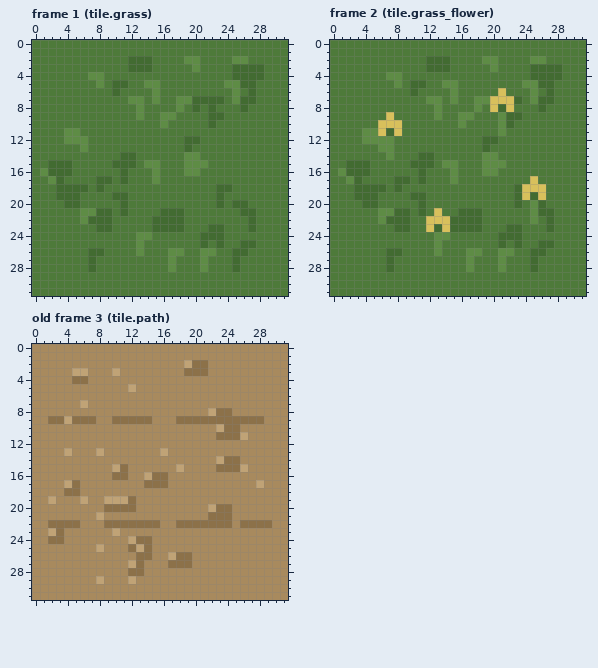
Two versions of one pixel-art file, build/aseprite/tiles.aseprite. Above: the version before the commit.
32x32 pixels, 5 frames. Shown: frame 1 (tile.grass), frame 2 (tile.grass_flower), old frame 3 (tile.path). The commit also changed other frames, which this record leaves out.
The same view after the edit:
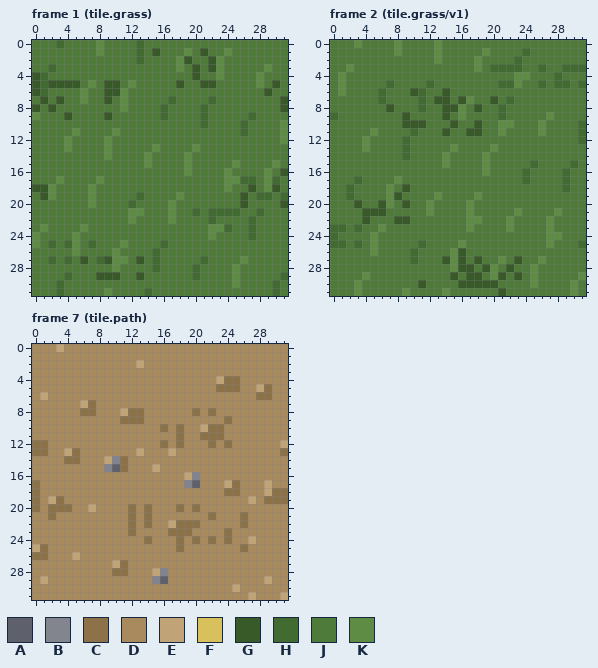
Palette (. is transparent): A #5e606c  B #82848e  C #8c7149  D #a88a5e  E #c0a376  F #d8c05c  G #385a29  H #426b31  J #4e7a3a  K #5e8c45
A new or re-ordered frame is compared with the old frame closest to it.
From old to new:
frames 5 -> 195
Changed rows in their new state; - is an unchanged pixel.
Frame 1 (tile.grass):
first column x 0:
 0 ---H----K----H------------------
 1 --------K----H-G---K-G--K-------
 2 ------------J-J---KGJ-GK-JJ-----
 3 --H---------JJJ---K-G-GK-JJJJK--
 4 GH-----JJ-----------G--K-JJJK---
 5 GHGGGG-KJGGJK-JJ--G--GG-JJJJK-G-
 6 GH----K--GGK---J---------J-J-G--
 7 -G-G--K--G-KJJ-J-HJJJJ-J-JJJ---G
 8 G-G--------K-J--H-J-JHJ---J----G
 9 K---G----G---J--HJ---HJJ---H----
10 ----------------J----HJ---H----K
11 ----J-----K---------------H----K
12 -----JJ--K---------JJ----------K
13 ----K-J--K-----K---JK-----------
14 ---------K-JJ-K-----J-----------
15 --JJJ-----JJJ--J----JJ---K----K-
16 -JJJJ------J---J----J---K----K-G
17 --JK----KJ-J---J--------KKHH-KH-
18 GGKJJJJKJ--------------JK--G-KG-
19 -GKJJJ-K--JJ-H----K----J--G-HH-H
20 ----JJ-K---JH----K-----J-JG----G
21 ------JJJJ-JKK--JKJ-H-HHHHJJH---
22 ------JJJJ--K--JJKJ---H---------
23 -K----K-JJ-----JJJJ---KKH-------
24 K----K-------JJ------JKJ---H----
25 K-H-HK-H---K-J--H----J-J--JJ----
26 -----K-JJ-K--J-H-JJ--JJ--JJ-----
27 --H-H-GJHGKK-G-H-J---H---JK-----
28 -------J--K----H-J--HJ---K------
29 ----H---GGG--G------H----K-----H
30 ---H---------------------K----H-
31 ---H-----K----H---------------H-
Frame 2 (tile.grass/v1):
first column x 0:
 0 ---K----K----K------------------
 1 --------K----K-----K----H-------
 2 ------------JKJ---KJJ--H-JJ-----
 3 --K---------JJJ---K-HHHH-J-JJHHH
 4 -K-----JJ--------------KKJJJ----
 5 -K-----HJ-JJH-JJ-----HHKJJ-JHH-H
 6 -K----H---GH--GJ-----J---J-J----
 7 ------H----HJGGJGKJJGJHJ-JJJ----
 8 -------G---H-JGGK-G-J-J---J-----
 9 H------J-G---JG--J---HJJ---K----
10 ------JJJGGG---GJ-G---K---K----H
11 ----J-JJJ-H---G--GG-------K----H
12 -----JJJ-H---------JJ----------H
13 ----K-JJ-H-----K---JK-----------
14 -------J-H-JJ-K-----J-----------
15 --JJJ-----JJJ--J----JJ---H----H-
16 -JJJJ------J---J----J---H----H--
17 --J-----KJ-J---J--------HJ---H--
18 --HJJJJKJG-------------JJJJ--H--
19 --HJJJ-KG-JJ-K----K----JJJJ-----
20 ---GJJGK-G-JK----K-----J-JJ-----
21 ----GGGJJJ-JKJ--JKJ----K-JJJK---
22 ----G-JJGG--JJJJJKK---K--J-K----
23 HH-H--K-JJ--JJJJJKJ---KJ---K----
24 H----K-------JJ------JJJ---KK---
25 HH-H-K-----H-J--K----J-J--JK---H
26 -----K-JJ-H--J-KGJJ--JJ--JJ-----
27 -------J--H---GKGJG----G-JK-----
28 -------J-------KGG-GKJG--K------
29 ----K----------G-GG-KG-G-K-----K
30 ---K-------G----GGGGG----K----K-
31 ---K-----K----K------G--------K-
Frame 7 (tile.path) is new; against old frame 3 (tile.path):
first column x 0:
 0 ---E----------------------------
 2 -------------E-----DDD----------
 3 -----DD---D--------DDD----------
 4 -----DD----------------ECC------
 5 ------------D----------CCC--EC--
 6 -E--------------------------CC--
 7 -------C------------------------
 8 ------CC---ECC------C-CDD-------
 9 --DDDDDD--D---D---DDDDDD-DDDD---
10 ----------------C-C--ECCDD------
11 ------------------C--CC-DDD-----
12 CC--------------C-C---C-C------E
13 CC---C--D----E--DE-------------C
14 ----CC---EBC-----------DDD------
15 ---------BA----E--D----DDDD-----
16 ----------DD--DDD--EB-----------
17 C---DD--------DDD--BA---EC--DE--
18 C---DD------------------CC---ECC
19 C--C--D--DDDD--------------E-CCC
20 C-CCC--E-DDD--C---C-C-DDD-------
21 --C-----D---C-C--------DD-C-----
22 --DDDD---DDD-D-D-E---DDDD--DDD--
23 --DD------D-C----CCC----C-------
24 --DD--------DD----C-C-C-C--E----
25 EC------D---DDD---C-------C-----
26 CC---E-------DD--DDD------------
27 ----------ECDD---DDD------------
28 ----------CCDD-EB---------------
29 -E------D---D--BA------------E--
30 -------------------------E------
31 ---------------------------E---E
Pixel boxes of the changes (left, top, right, bottom) in both pictures:
changed: (32, 40, 288, 296)
changed: (330, 40, 586, 296)
changed: (32, 344, 288, 600)
